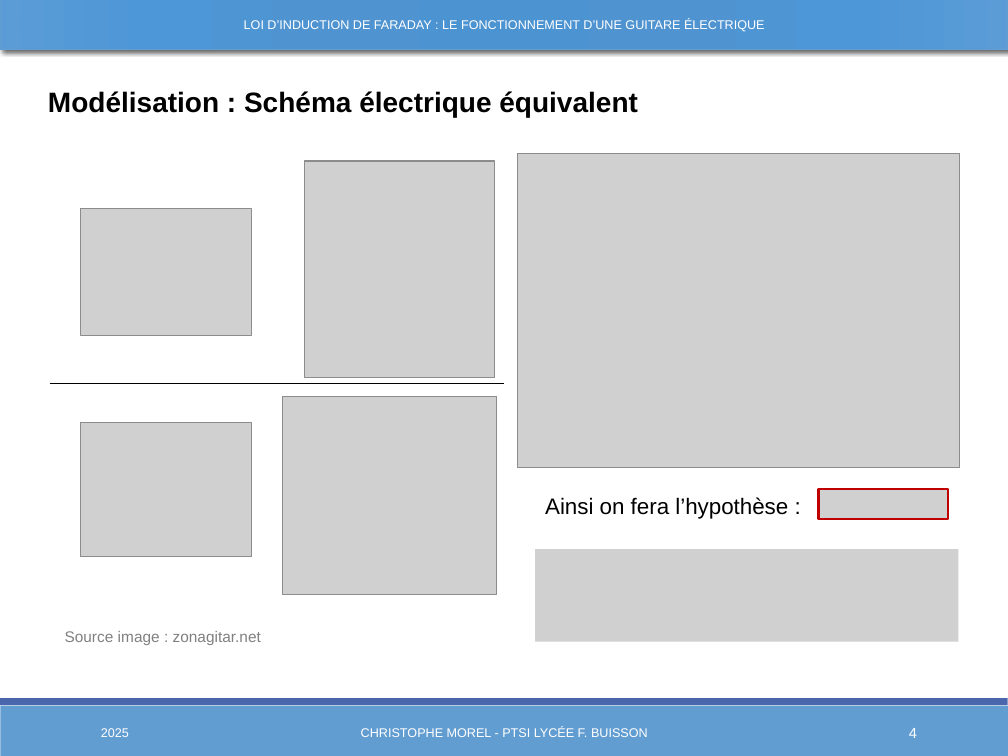
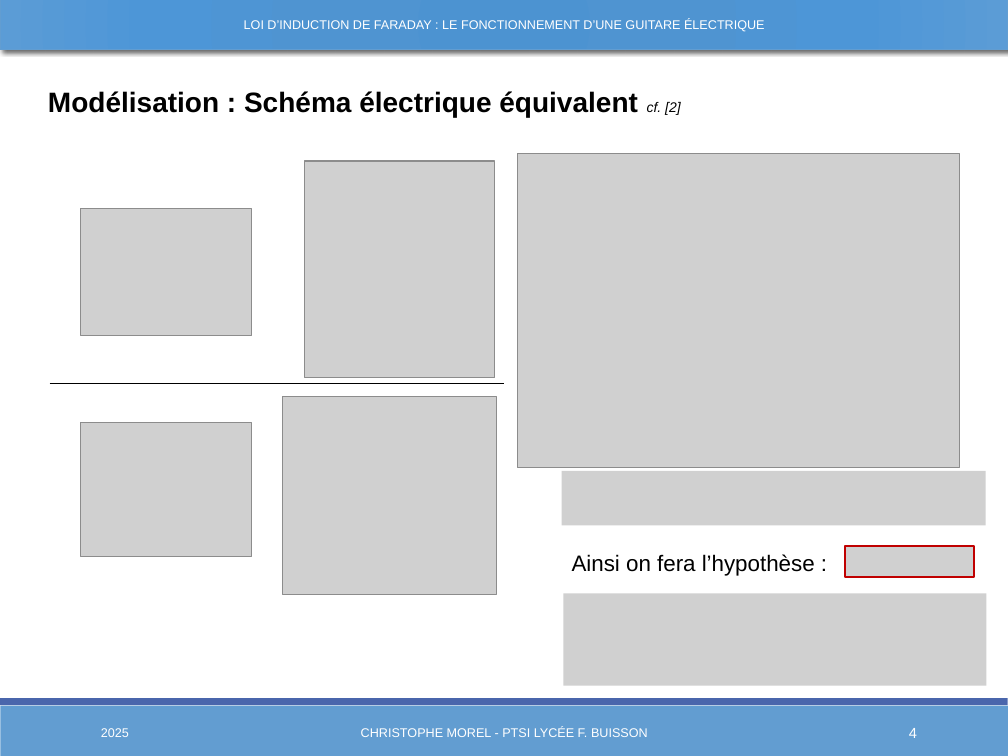
Before and after one commit to Chrismorel7/TIPE---Micro_guitare_elec, a slide deck: slide 4 of Views/Presentation3.pptx. Drawn at 1008x756 pixels with LibreOffice and Linux fonts; fonts in the diff are those of the drawing; grey boxes stand for pictures. Boxes give left, top, right and bottom in pixels: in the first picture for what was removed or moved away, otherwise in the second. Text is boxed around its words. In the diff, an @@ line names an element or a change of style, - is before the commit and + after.

```diff
--- a/Views/Presentation3.pptx
+++ b/Views/Presentation3.pptx
@@ text at (48, 91, 681, 117): text changed @@
-Modélisation : Schéma électrique équivalent
+Modélisation : Schéma électrique équivalent cf. [2]
@@ picture added at (561, 471, 986, 525) @@
@@ picture removed at (818, 489, 948, 519) @@
@@ text "Ainsi on fera l’hypothèse :": place and size @@
-text "Ainsi on fera l’hypothèse :" at (545, 497, 788, 519)
+text "Ainsi on fera l’hypothèse :" at (572, 554, 815, 576)
@@ picture added at (845, 546, 974, 577) @@
@@ picture: place and size @@
-picture at (535, 549, 959, 642)
+picture at (563, 594, 987, 686)
@@ text removed at (65, 631, 261, 645) @@
-Source image : zonagitar.net
```
Also in this commit, not shown: 14 other slides changed, 6 slides added, 15 other files.
